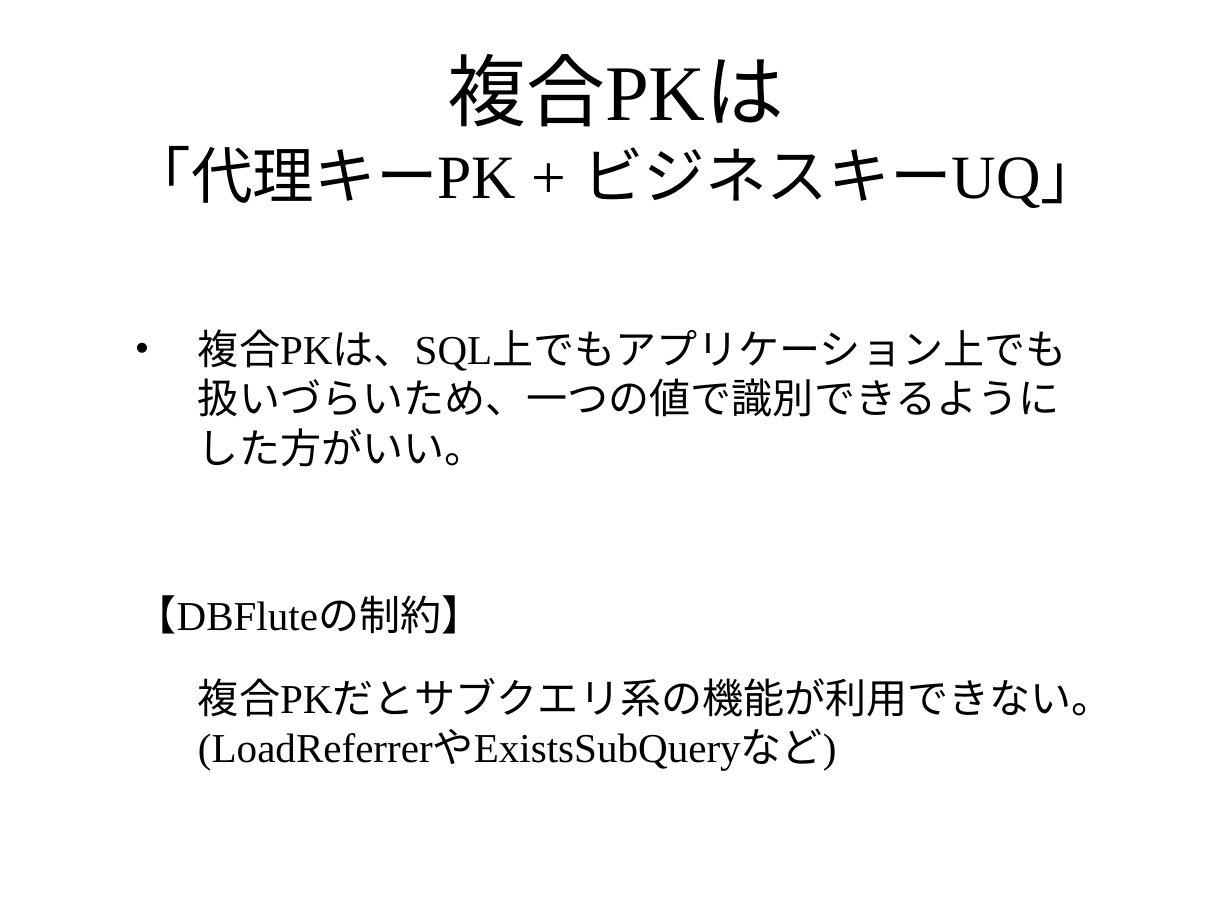
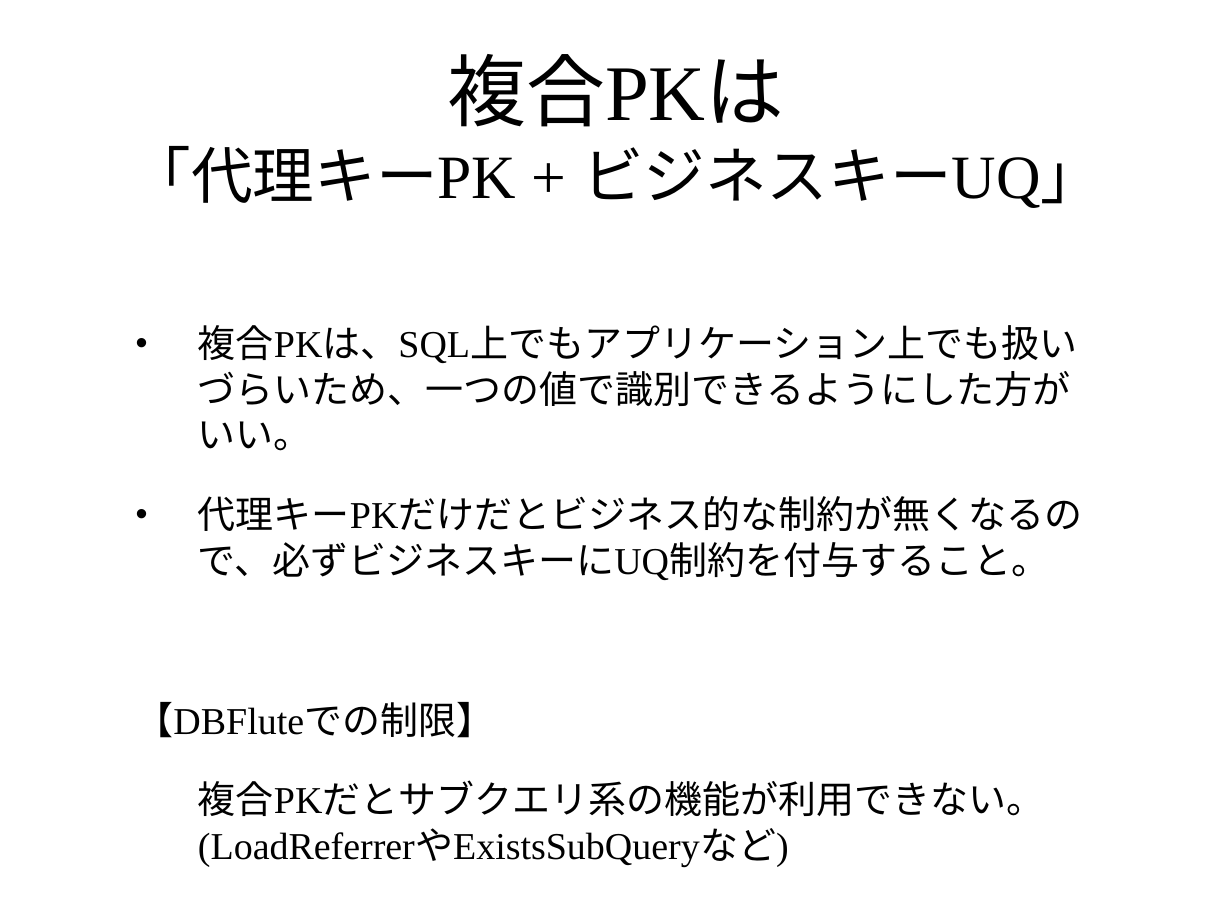
Before and after one commit to seasarorg/dbflute, a slide deck: slide 9 of dbflute/misc/doc/ref/session/resource/DonyuPoint-sc2009spring-dbflute.pptx. Drawn at 1232x924 pixels with LibreOffice and Linux fonts; fonts in the diff are those of the drawing; background and template pictures are left out. Boxes give left, top, right and bottom in pixels: in the first picture for what was removed or moved away, otherwise in the second. Text is boxed around its words. In the diff, an @@ line names an element or a change of style, - is before the commit and + after.

Commit message:
Refactor.

```diff
--- a/dbflute/misc/doc/ref/session/resource/DonyuPoint-sc2009spring-dbflute.pptx
+++ b/dbflute/misc/doc/ref/session/resource/DonyuPoint-sc2009spring-dbflute.pptx
@@ text at (198, 325, 1077, 867): size 24 to 22.2 pt in "複合PKは、SQL上でもアプリケーション上でも扱いづらいため、一つの値で識別できるようにした方がいい。", "複合PKだとサブクエリ系の機能が利用できない。(LoadReferrerやExistsSubQueryなど)" @@
@@ text at (136, 496, 1082, 738): text changed; size 24 to 22.2 pt @@
-【DBFluteの制約】
+• 代理キーPKだけだとビジネス的な制約が無くなるので、必ずビジネスキーにUQ制約を付与すること。
+【DBFluteでの制限】
```
Also in this commit, not shown: 6 other slides changed.
